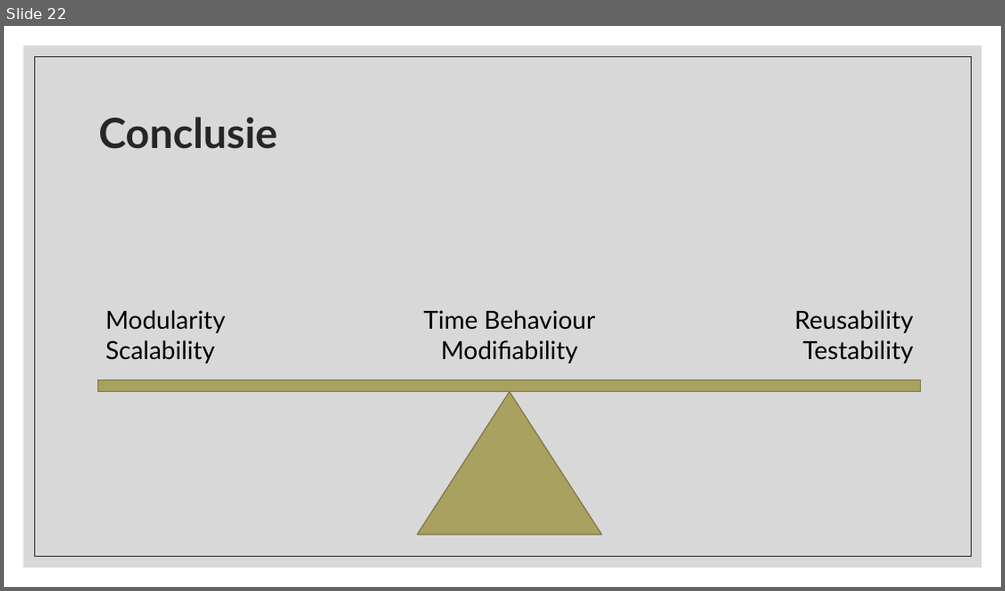
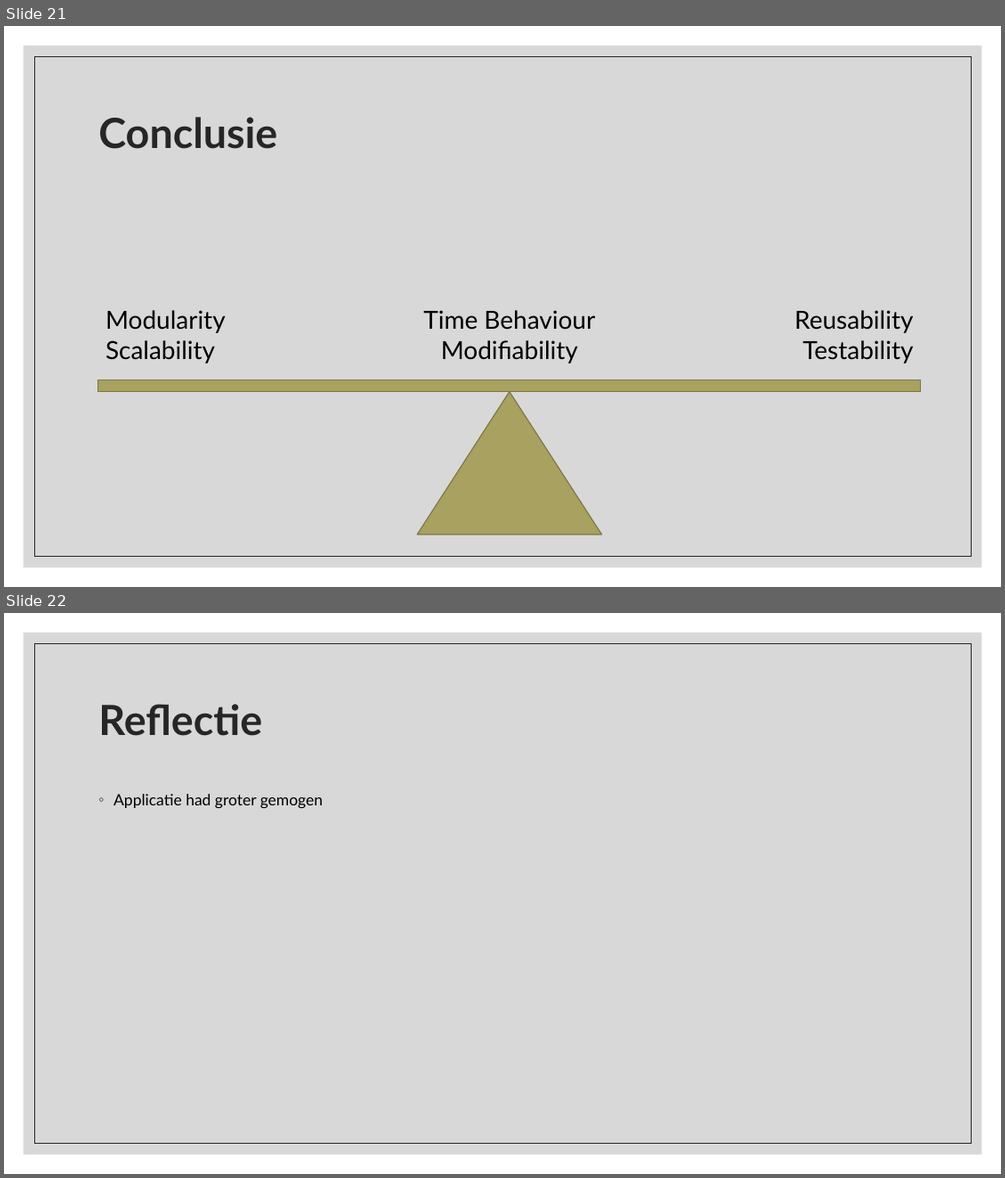
Before and after one commit to Julianvannoordennen/AL_Microservices_Complete, a slide deck: ProductVerantwoordingsPresentatie_Julian_Thomas.pptx. Shown one above the other, each under a label of ours: slide 22 before the commit, slides 21 and 22 after it. The pictures are 1005x591 and 1005x1178 pixels, drawn with LibreOffice and Linux fonts; fonts in the diff are those of the drawing. Boxes give left, top, right and bottom in pixels: in the first picture for what was removed or moved away, otherwise in the second. Text is boxed around its words. In the diff, an @@ line names an element or a change of style, - is before the commit and + after.

```diff
--- a/ProductVerantwoordingsPresentatie_Julian_Thomas.pptx
+++ b/ProductVerantwoordingsPresentatie_Julian_Thomas.pptx
@@ slide 22 added at (4,613,1001,1174), background #FFFFFF; not listed: 2 template elements that a slide beside it also shows @@
@@ title added at (98,704,262,736), 40 pt, text #262626, bold @@
+Reflectie
@@ text added at (113,794,323,808), 15 pt, text #000000 @@
+◦ Applicatie had groter gemogen
@@ what was slide 22 is now slide 21 @@
```
Also in this commit, not shown: 1 slide changed, 1 slide removed.
